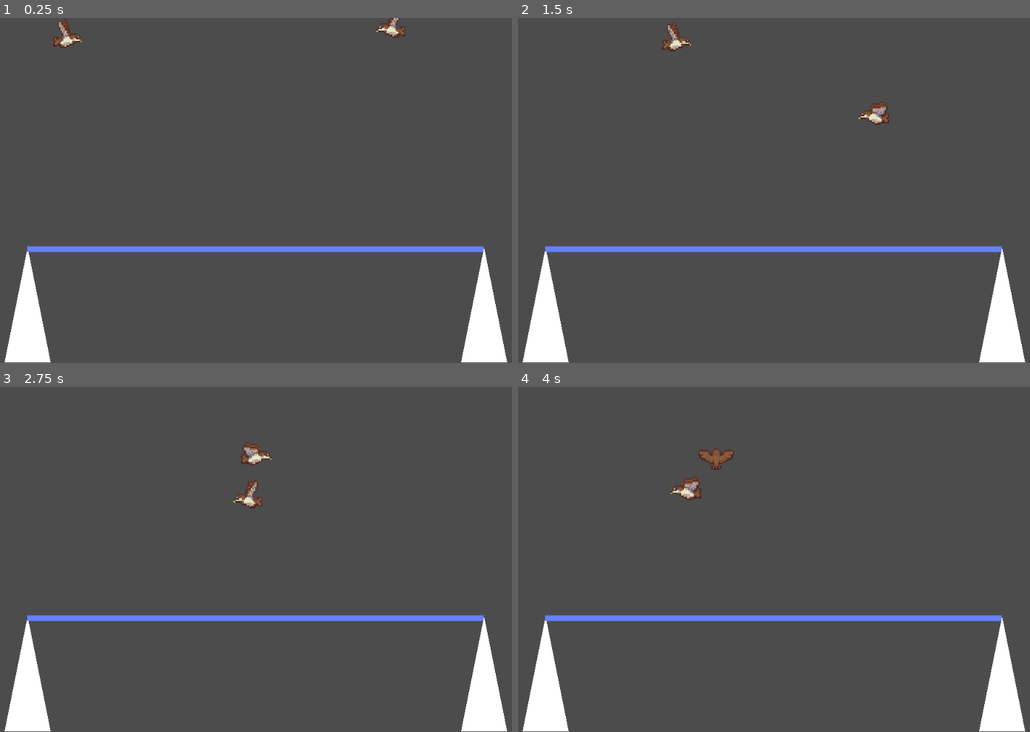
Above: before the commit, frames 1-4 (two rows, left to right).
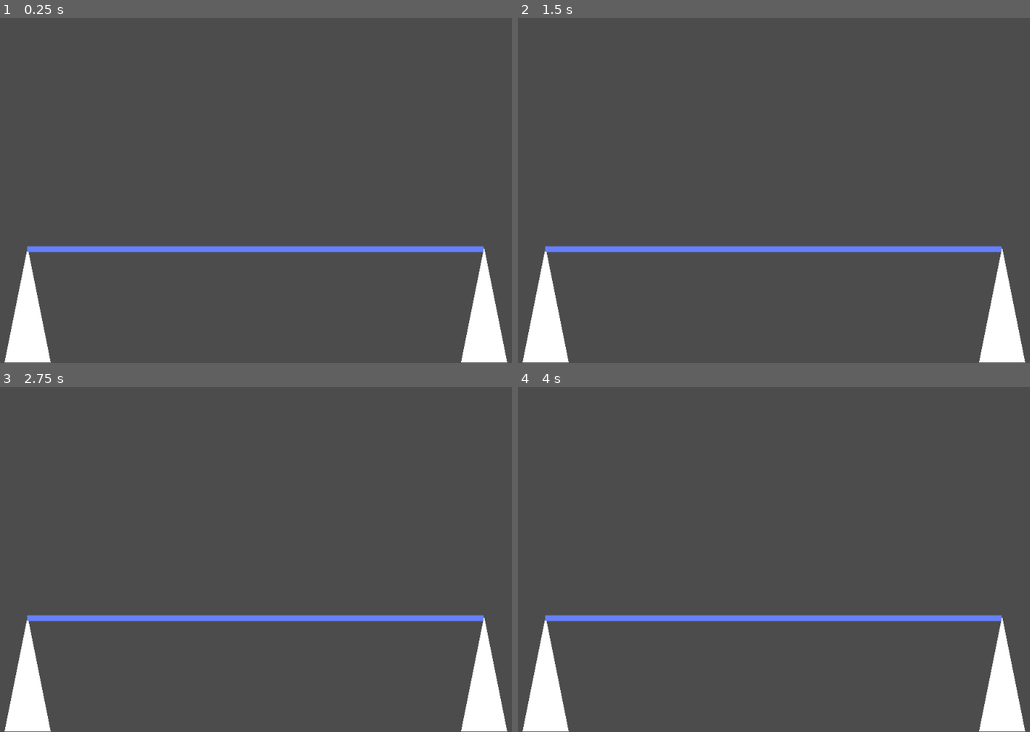
Above: after the commit, the same moments.

Repository: gioele-santi/Birds-on-a-wire
Game: Godot game, scene res://Game.tscn
Same seed, same stepped clock (60 frames per second), same inputs: the game is played once before the commit and once after it. The project has no main scene, so this scene is started directly.
Inputs:
- Up to frame 1 (0.25 s): no input
- Up to frame 2 (1.5 s): hold Q (button_1) 0.53-1.28 s; tap W (button_2) at 1.35 s
- Up to frame 3 (2.75 s): hold Q (button_1) from 2.03 s (still down)
- Up to frame 4 (4 s): release Q (button_1) at 2.78 s; tap W (button_2) at 2.85 s; hold Q (button_1) from 3.53 s (still down)

The runs differ from the first frame. In frame 1, 0.4% of the frame differs, in the area x 10-80%, y 0-9%; in frame 2, 0.5%; in frame 3, 0.5%; in frame 4, 0.5%, in the area x 29-43%, y 17-33%.

Commit message:
Game scene update
Fixed error in spawn. Now add a piece at a time.

Diff:
--- a/Game.gd
+++ b/Game.gd
@@ -1,9 +1,17 @@
 extends Node
 
 onready var spawn_timer := $Spawn_timer
+export (PackedScene) var Bird_scene
 
 func _ready() -> void:
 	pass # Replace with function body.
+
+func spawn_bird() -> void:
+	var start_point = Vector2(rand_range(0.0, 1024.0), 0.0)
+	var new_bird: Bird = Bird_scene.instance()
+	new_bird.initialize(start_point)
+	#connect die, land fly_away signals
+	$Birds.add_child(new_bird)
 
 func _unhandled_input(event: InputEvent) -> void:
 	if event.is_action_pressed("button_1"):
--- a/Game.tscn
+++ b/Game.tscn
@@ -1,6 +1,5 @@
-[gd_scene load_steps=3 format=2]
+[gd_scene load_steps=2 format=2]
 
-[ext_resource path="res://Bird.tscn" type="PackedScene" id=1]
 [ext_resource path="res://Game.gd" type="Script" id=2]
 
 [node name="Game" type="Node"]
@@ -20,9 +19,3 @@
 [node name="Spawn_timer" type="Timer" parent="."]
 
 [node name="Birds" type="Node" parent="."]
-
-[node name="Bird" parent="Birds" instance=ExtResource( 1 )]
-position = Vector2( 161, 85 )
-
-[node name="Bird2" parent="Birds" instance=ExtResource( 1 )]
-position = Vector2( 787, 23 )
